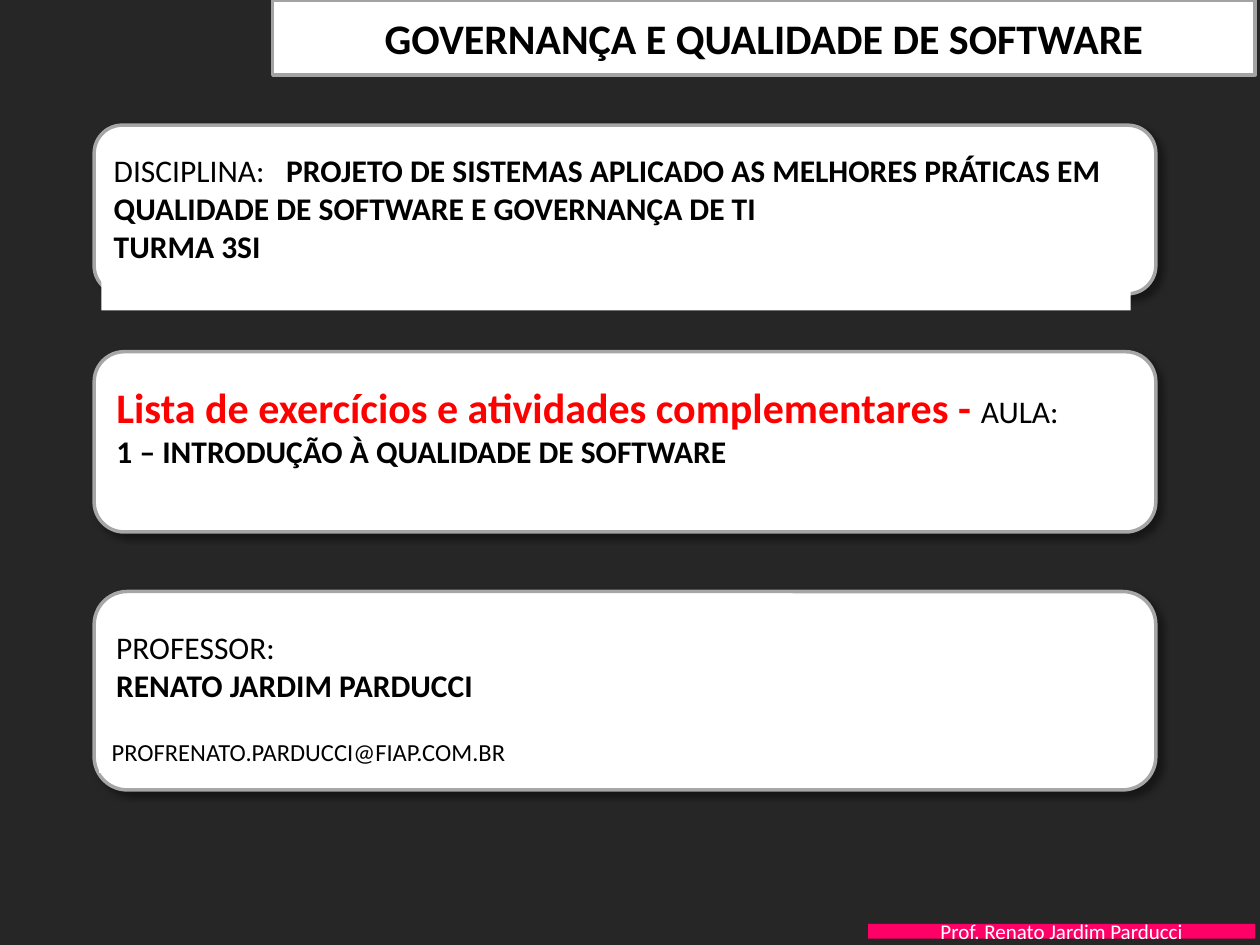
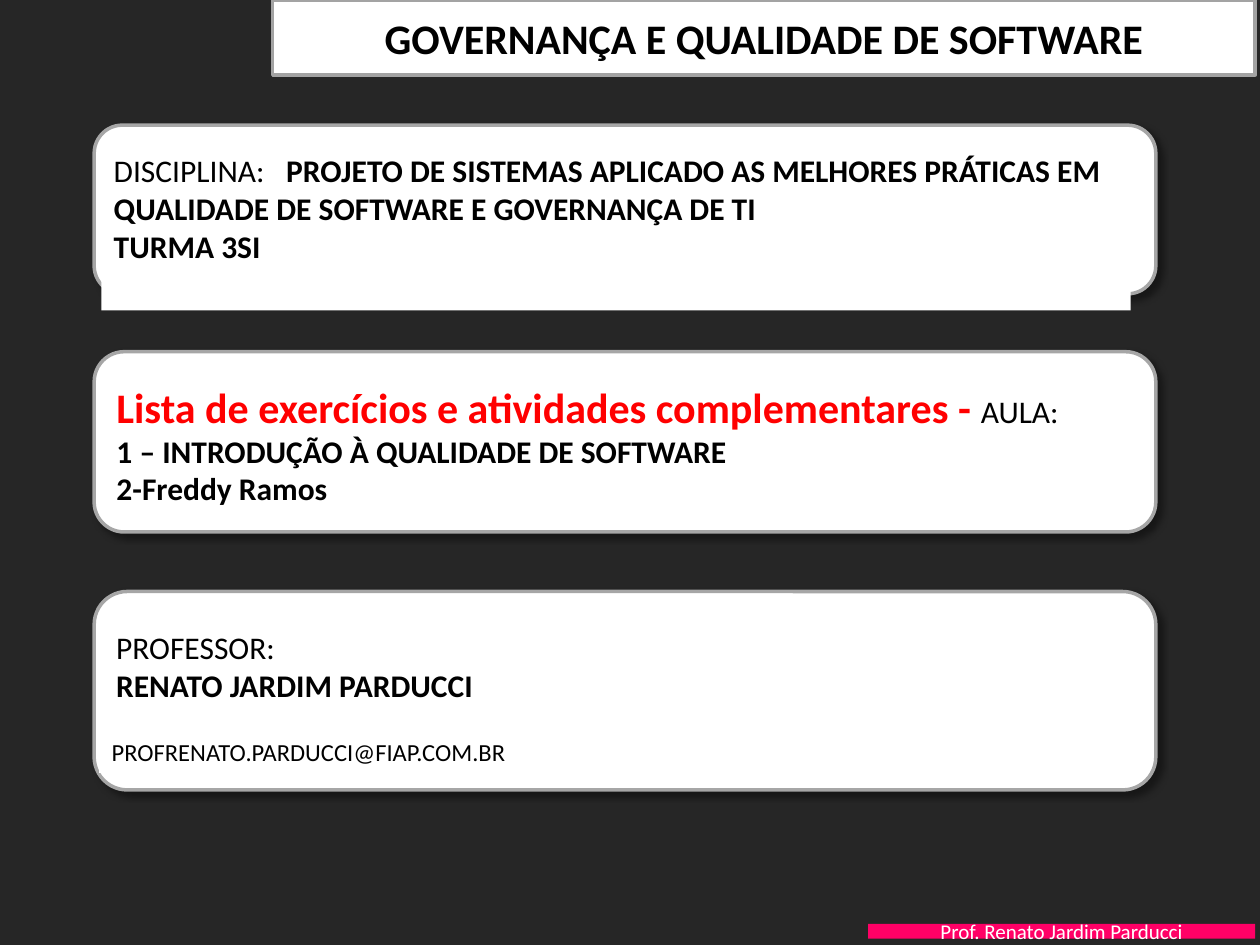
Before and after one commit to freddymtd/SI-Estacionamento, a slide deck: slide 1 of Documentacao/FIAP-QualidProjSW-Aula-1-Introducao Qualidade - EXERCICIOS (1).pptx. Drawn at 1260x945 pixels with LibreOffice and Linux fonts; fonts in the diff are those of the drawing; background and template pictures are left out. Boxes give left, top, right and bottom in pixels: in the first picture for what was removed or moved away, otherwise in the second. Text is boxed around its words. In the diff, an @@ line names an element or a change of style, - is before the commit and + after.

Commit message:
Update FIAP-QualidProjSW-Aula-1-Introducao Qualidade - EXERCICIOS (1).pptx
Update powerpoint - Exercicios

```diff
--- a/Documentacao/FIAP-QualidProjSW-Aula-1-Introducao Qualidade - EXERCICIOS (1).pptx
+++ b/Documentacao/FIAP-QualidProjSW-Aula-1-Introducao Qualidade - EXERCICIOS (1).pptx
@@ text at (116,478,327,505): paragraph added @@
+2-Freddy Ramos
```
